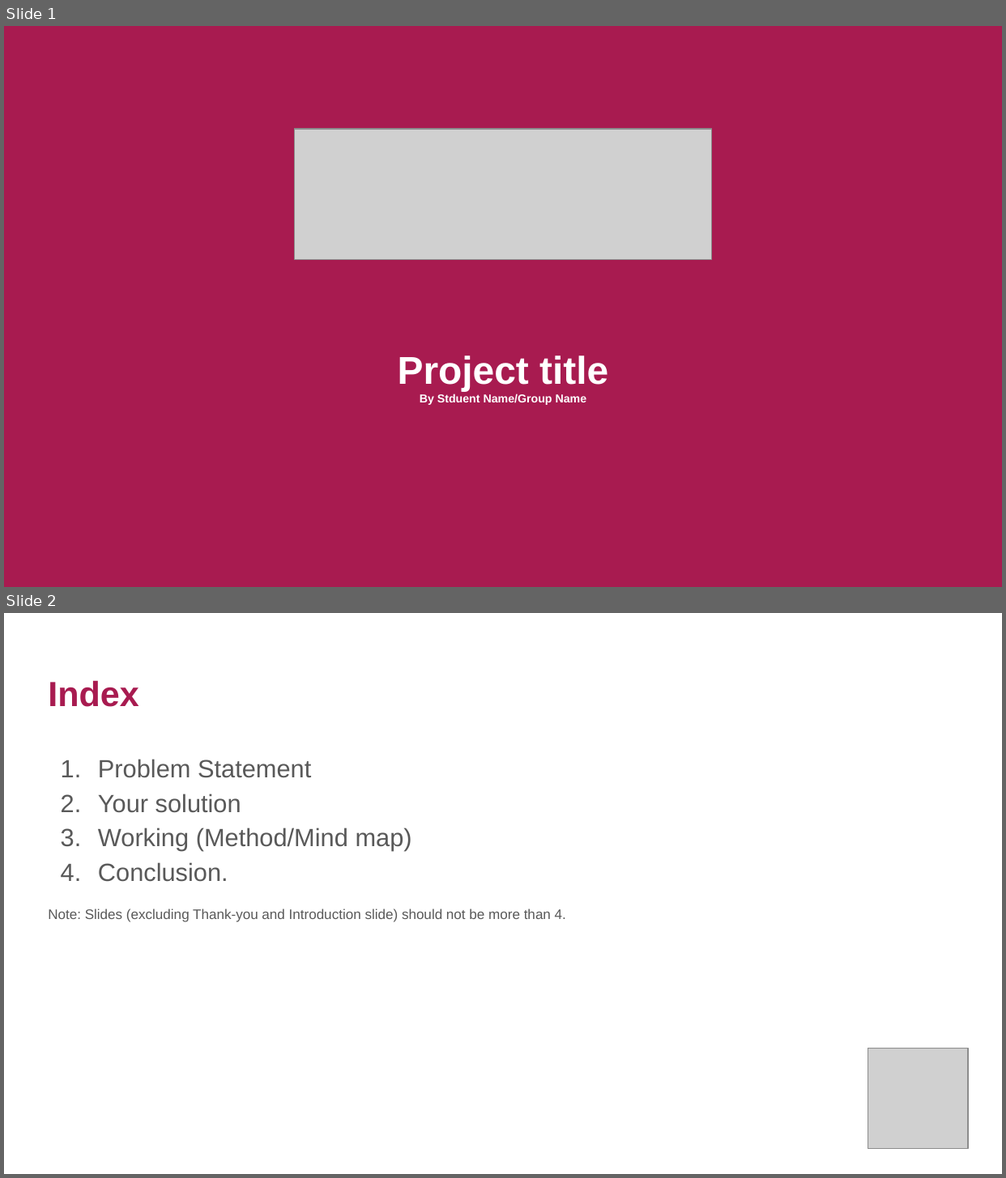
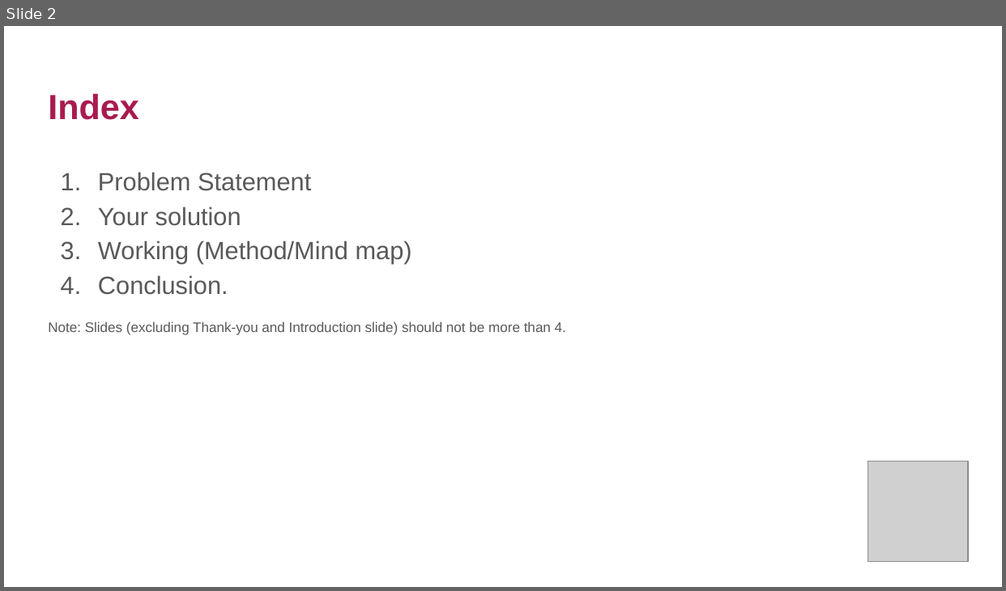
Before and after one commit to rishithakkerr/JHCProject, a slide deck: Documentation/JHC PPT.pptx. Shown one above the other, each under a label of ours: slides 1 and 2 before the commit, slide 2 after it. The pictures are 1006x1178 and 1006x591 pixels, drawn with LibreOffice and Linux fonts; fonts in the diff are those of the drawing; grey boxes stand for pictures. Boxes give left, top, right and bottom in pixels: in the first picture for what was removed or moved away, otherwise in the second. Text is boxed around its words. In the diff, an @@ line names an element or a change of style, - is before the commit and + after.

```diff
--- a/Documentation/JHC PPT.pptx
+++ b/Documentation/JHC PPT.pptx
@@ slide 1 removed at box(4, 26, 1002, 587), background #A81B50 @@
@@ picture removed at box(295, 129, 711, 259) @@
@@ subtitle removed at box(398, 356, 608, 405) @@
-Project title
-By Stduent Name/Group Name
```
Also in this commit, not shown: 1 slide added, 1 other file.
